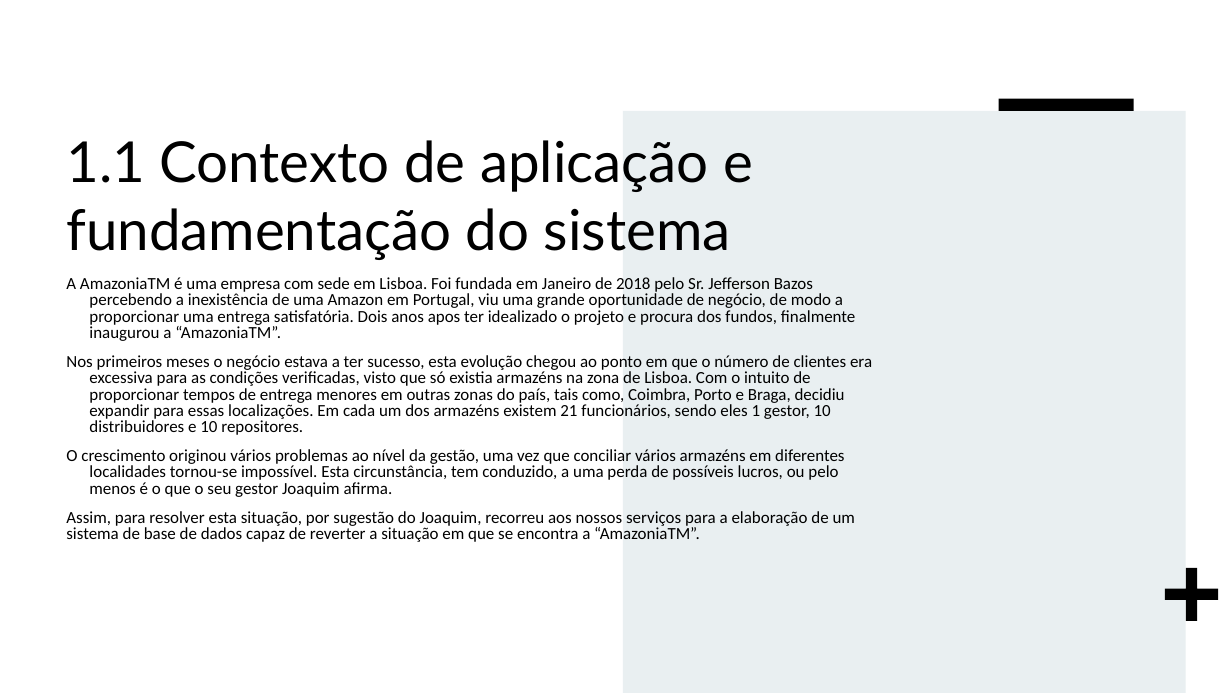
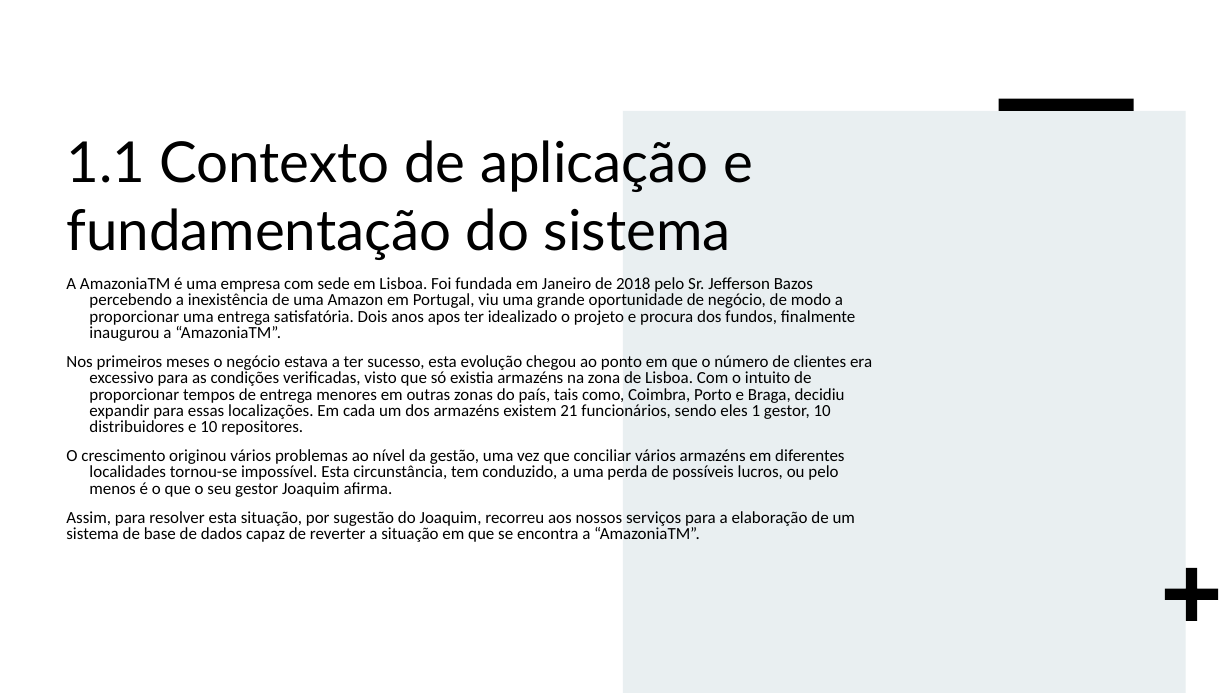
Before and after one commit to TiagoPR/AmazoniaTM, a slide deck: slide 3 of Trabalho Base de dados.pptx. Drawn at 1232x693 pixels with LibreOffice and Linux fonts; fonts in the diff are those of the drawing. Boxes give left, top, right and bottom in pixels: in the first picture for what was removed or moved away, otherwise in the second. Text is boxed around its words. In the diff, an @@ line names an element or a change of style, - is before the commit and + after.

```diff
--- a/Trabalho Base de dados.pptx
+++ b/Trabalho Base de dados.pptx
@@ text at (66,355,872,435): text changed @@
-Nos primeiros meses o negócio estava a ter sucesso, esta evolução chegou ao ponto em que o número de clientes era excessiva para as condições verificadas, visto que só existia armazéns na zona de Lisboa. Com o intuito de proporcionar tempos de entrega menores em outras zonas do país, tais como, Coimbra, Porto e Braga, decidiu expandir para essas localizações. Em cada um dos armazéns existem 21 funcionários, sendo eles 1 gestor, 10 distribuidores e 10 repositores.
+Nos primeiros meses o negócio estava a ter sucesso, esta evolução chegou ao ponto em que o número de clientes era excessivo para as condições verificadas, visto que só existia armazéns na zona de Lisboa. Com o intuito de proporcionar tempos de entrega menores em outras zonas do país, tais como, Coimbra, Porto e Braga, decidiu expandir para essas localizações. Em cada um dos armazéns existem 21 funcionários, sendo eles 1 gestor, 10 distribuidores e 10 repositores.
```
Also in this commit, not shown: 4 other slides changed, 1 other file.
